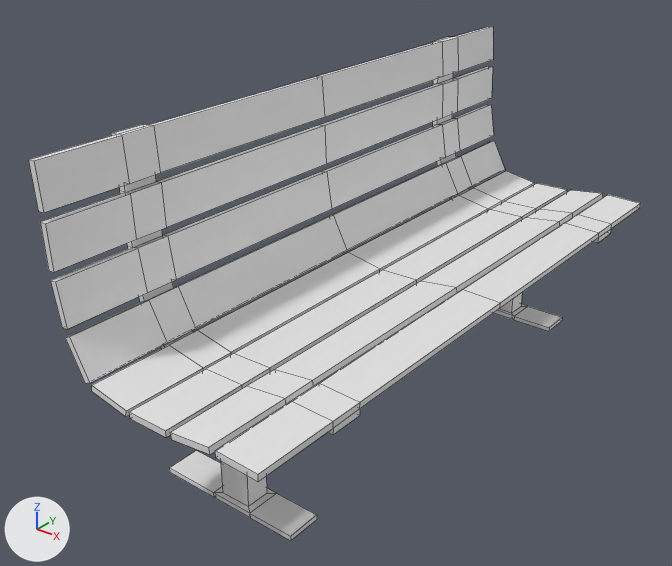
Two versions of the FBX model BlendFilesForUnity/FBX/Wooden Bench.fbx, one commit apart.
Both versions are drawn from a camera (50 mm lens) standing at (1.09, -2.1, 1.18) and looking at (-0.46, -0.15, -0.02). The axes (+X, +Y, +Z) are drawn at lower left. The lights are the same throughout. Mesh edges are drawn as thin lines.

Objects in the first picture: 'Bench'.
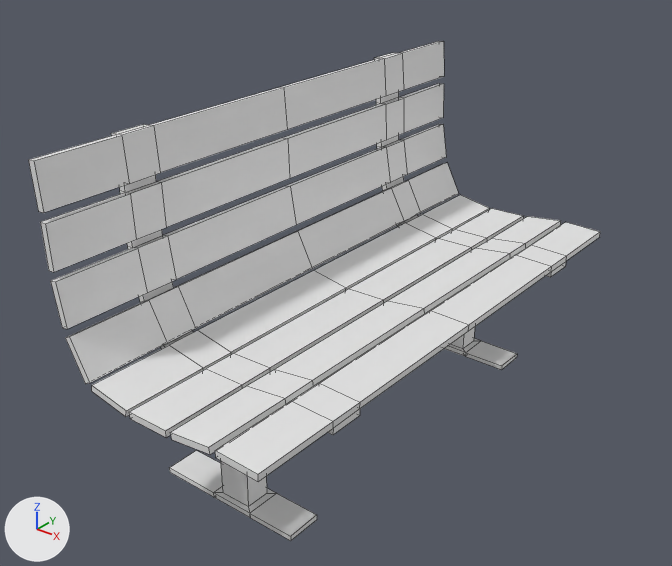
The newer file is also rescaled (x0.892), turned or shifted as a whole; pictures and numbers use the older file's frame.

Edits to the bpy script that builds the scene:
```text
Change me_cube_000:
    where me_cube_000.from_pydata(...)  # 344 vertices, 356 faces; spans x -0.67..0.01, y -0.99..0.99, z -0.42..0.53
    used by ob_bench; location = (0.0, 0.0, 0.0)
    me_cube_000 part 1: all 156 vertices in x -0.67..0.01, y 0.64..0.99, z -0.42..0.53 are moved by (0.0, -0.34, 0.0)
    me_cube_000 part 2: all 32 vertices in x -0.65..0.01, y 0.0, z -0.04..0.53 are moved by (0.0, -0.17, 0.0)
```

Where the change shows, as pixel boxes [x1, y1, x2, y2] in the pictures (672 x 566 px; the box of a moved part takes in the faces that stretch with it):
'Bench', reshaped (7% narrower): before [28, 27, 641, 541]; after [28, 41, 600, 541]
part 1 of me_cube_000, moved or reshaped: before [433, 27, 641, 331]; after [374, 41, 600, 370]
part 2 of me_cube_000, moved or reshaped: before [150, 42, 599, 408]; after [150, 58, 552, 408]
